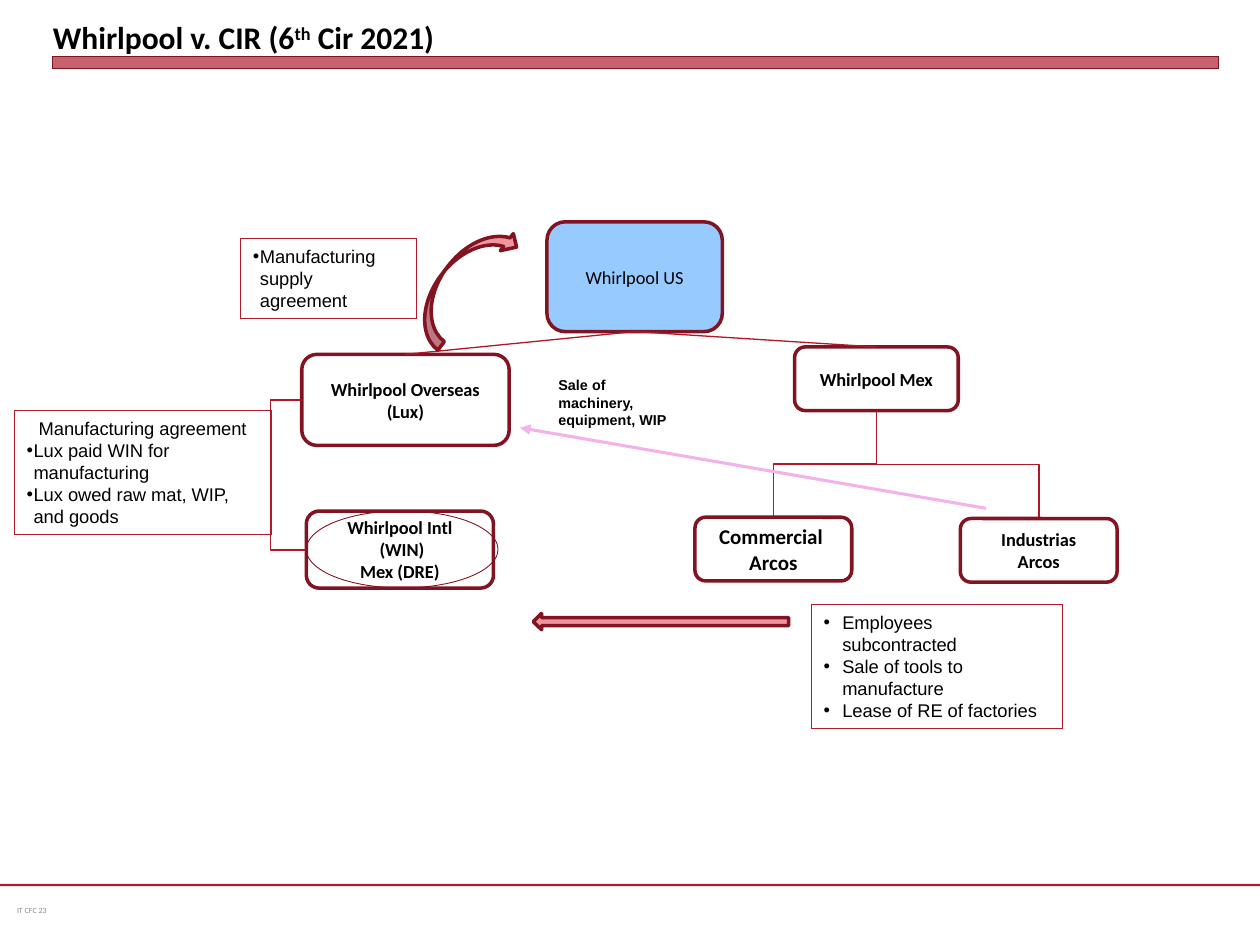
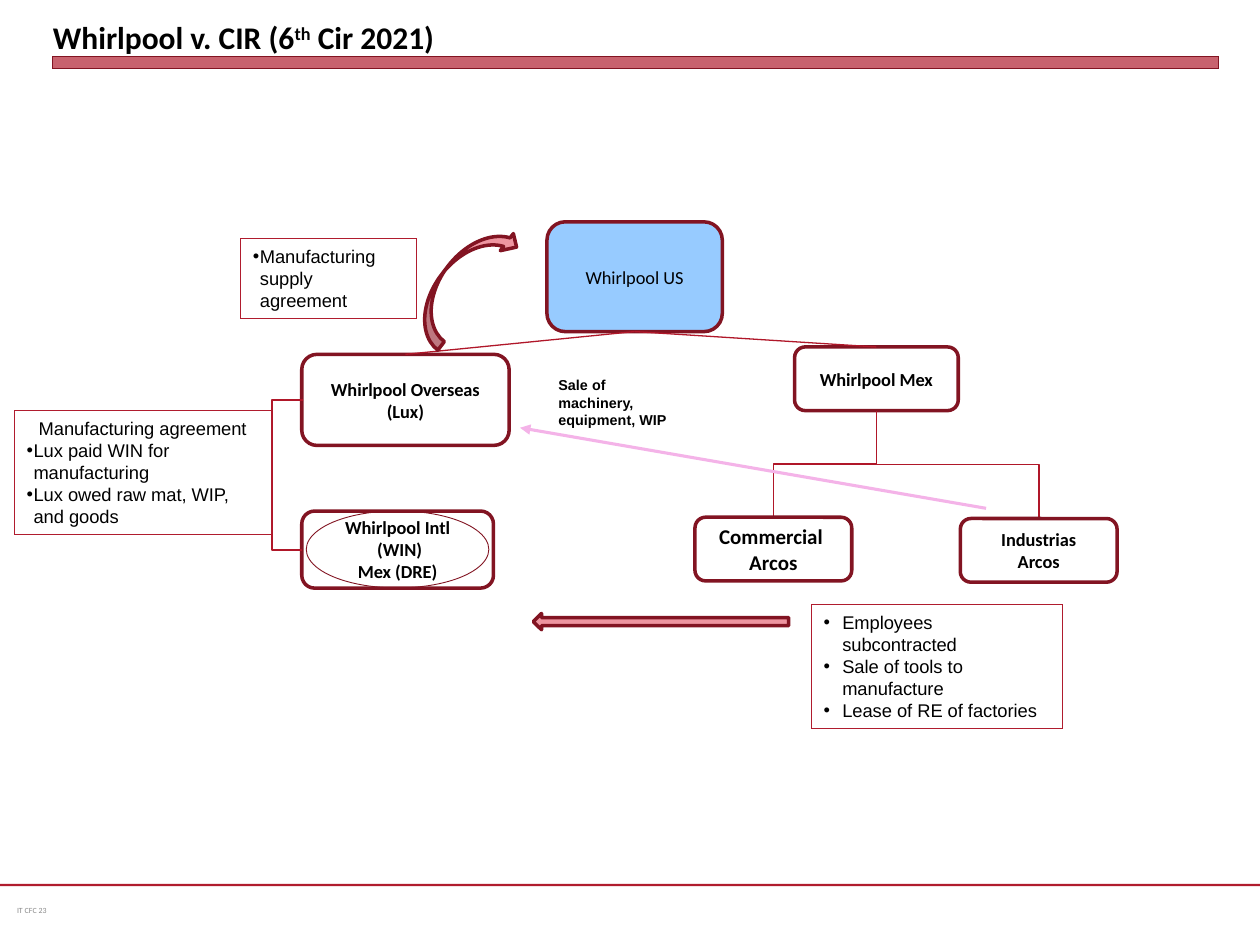
Before and after one commit to jmc877/International-Tax, a slide deck: slide 21 of slides/IT_CFC_23.pptx. Drawn at 1260x945 pixels with LibreOffice and Linux fonts; fonts in the diff are those of the drawing. Boxes give left, top, right and bottom in pixels: in the first picture for what was removed or moved away, otherwise in the second. Text is boxed around its words. In the diff, an @@ line names an element or a change of style, - is before the commit and + after.

```diff
--- a/slides/IT_CFC_23.pptx
+++ b/slides/IT_CFC_23.pptx
@@ elbow line moved from (301, 399) - (306, 549) to (304, 399) - (301, 549) @@
@@ rounded rectangle "Whirlpool Intl (WIN) Mex (DRE)": place and size @@
-rounded rectangle "Whirlpool Intl (WIN) Mex (DRE)" at (306,512,494,588)
+rounded rectangle "Whirlpool Intl (WIN) Mex (DRE)" at (301,512,493,588)
@@ ellipse: place and size @@
-ellipse at (306,510,498,587)
+ellipse at (306,510,489,587)
```
Also in this commit, not shown: 3 other files.
